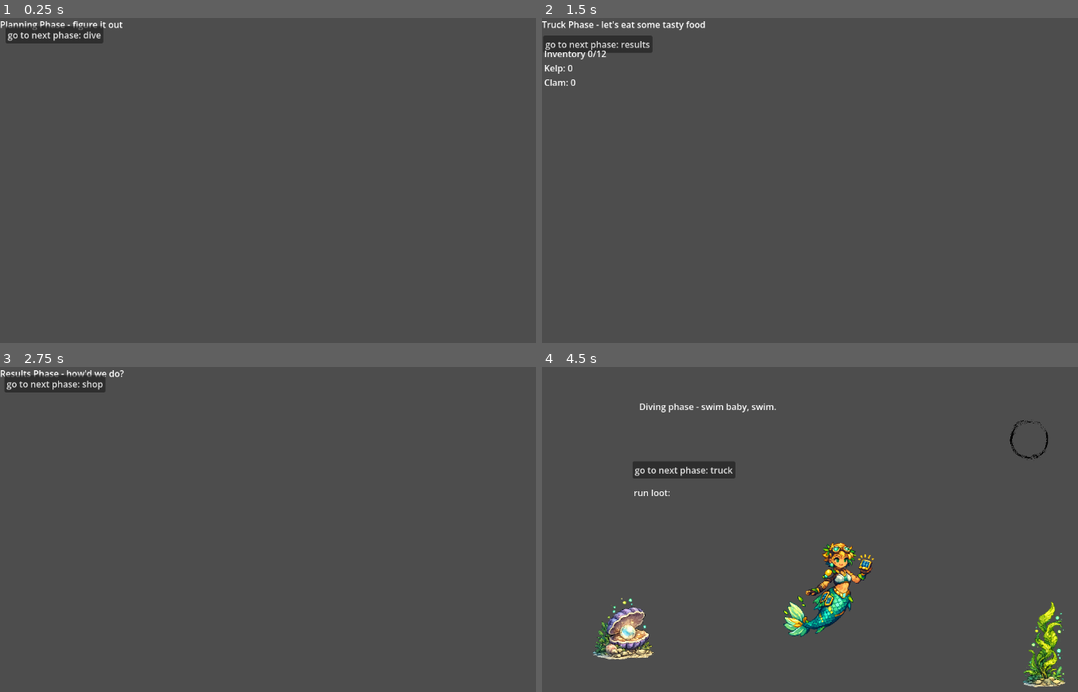
Above: before the commit, frames 1-4 (two rows, left to right).
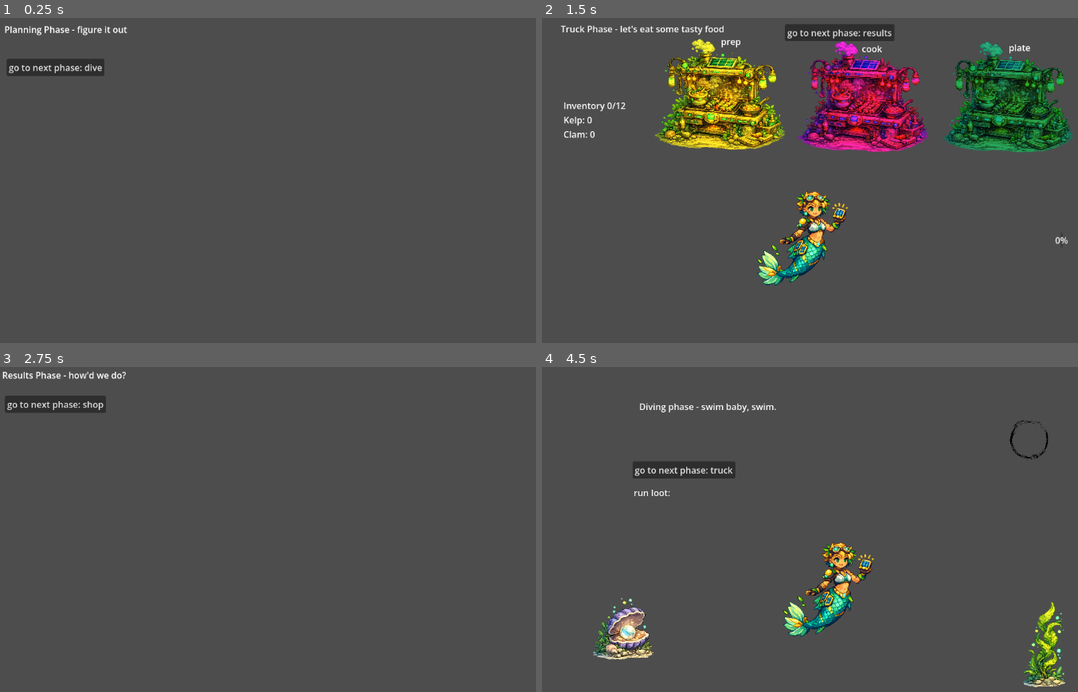
Above: after the commit, the same moments.

Repository: rae-ralston/mermaid-food-truck
Game: Godot game, scene res://scenes/main/main.tscn
Same seed, same stepped clock (60 frames per second), same inputs: the game is played once before the commit and once after it.
Inputs:
- Up to frame 1 (0.25 s): no input
- Up to frame 2 (1.5 s): click "go to next phase: dive" at 0.5 s; click "go to next phase: truck" at 1.25 s
- Up to frame 3 (2.75 s): click "go to next phase: results" at 2 s
- Up to frame 4 (4.5 s): click "go to next phase: shop" at 2.75 s; click "go to next phase: planning" at 3.5 s; click "go to next phase: dive" at 4.25 s

The runs differ from the first frame. In frame 1, 2.0% of the frame differs, in the area x 0-24%, y 0-18%; in frame 2, 21%, in the area x 0-100%, y 0-83%; in frame 3, 2.0%; in frame 4, nothing differs.

Commit message:
truck: setup node structure

Diff:
--- /dev/null
+++ b/resources/recipe_data.gd
@@ -0,0 +1,10 @@
+extends Resource
+class_name RecipeData
+
+@export var id: StringName
+@export var display_name: String
+@export var sprite: Texture2D
+@export var inputs: Dictionary
+@export var steps: Array[int]
+@export var base_price: int
+@export var time_limit: float
--- /dev/null
+++ b/resources/recipe_step_ids.gd
@@ -0,0 +1,8 @@
+extends Node
+class_name RecipeSteps
+
+enum RecipeStep {
+	PREP,
+	COOK,
+	PLATE
+}
--- a/scenes/phases/PhasePlanning.tscn
+++ b/scenes/phases/PhasePlanning.tscn
@@ -9,12 +9,14 @@
 
 [node name="Label" type="Label" parent="." unique_id=513244784]
 layout_mode = 0
-offset_right = 40.0
-offset_bottom = 23.0
+offset_left = 8.0
+offset_top = 9.0
+offset_right = 48.0
+offset_bottom = 32.0
 
 [node name="Button" type="Button" parent="." unique_id=1941658173]
 layout_mode = 0
-offset_left = 10.0
-offset_top = 15.0
-offset_right = 18.0
-offset_bottom = 23.0
+offset_left = 12.0
+offset_top = 74.0
+offset_right = 20.0
+offset_bottom = 82.0
--- a/scenes/phases/PhaseResults.tscn
+++ b/scenes/phases/PhaseResults.tscn
@@ -9,12 +9,14 @@
 
 [node name="Label" type="Label" parent="." unique_id=44329220]
 layout_mode = 0
-offset_right = 40.0
-offset_bottom = 23.0
+offset_left = 4.0
+offset_top = 3.0
+offset_right = 44.0
+offset_bottom = 26.0
 
 [node name="Button" type="Button" parent="." unique_id=1674863493]
 layout_mode = 0
-offset_left = 8.0
-offset_top = 15.0
-offset_right = 16.0
-offset_bottom = 23.0
+offset_left = 9.0
+offset_top = 52.0
+offset_right = 17.0
+offset_bottom = 60.0
--- a/scenes/phases/PhaseTruck.tscn
+++ b/scenes/phases/PhaseTruck.tscn
@@ -1,27 +1,133 @@
 [gd_scene format=3 uid="uid://be3d6caq6leb0"]
 
 [ext_resource type="Script" uid="uid://c3waxgc47thjy" path="res://scripts/core/phase_truck.gd" id="1_572ig"]
+[ext_resource type="PackedScene" uid="uid://cgorwwg8pq6yc" path="res://scenes/Diver.tscn" id="2_44s6t"]
+[ext_resource type="Texture2D" uid="uid://c6dm05c7m0e1g" path="res://assets/prep-station.png" id="3_hjevm"]
+
+[sub_resource type="RectangleShape2D" id="RectangleShape2D_gsc83"]
+size = Vector2(117, 82)
+
+[sub_resource type="RectangleShape2D" id="RectangleShape2D_4gl1o"]
+size = Vector2(134, 85)
+
+[sub_resource type="RectangleShape2D" id="RectangleShape2D_qf7jy"]
+size = Vector2(135, 95)
 
 [node name="PhaseTruck" type="Control" unique_id=1378708853]
 layout_mode = 3
 anchors_preset = 0
 script = ExtResource("1_572ig")
 
-[node name="Label" type="Label" parent="." unique_id=659970000]
-layout_mode = 0
+[node name="World" type="Node2D" parent="." unique_id=1102149595]
+
+[node name="Diver" parent="World" unique_id=882753087 instance=ExtResource("2_44s6t")]
+position = Vector2(493, 396)
+
+[node name="Stations" type="Node2D" parent="World" unique_id=976916769]
+
+[node name="PrepStation" type="Area2D" parent="World/Stations" unique_id=1764157725]
+position = Vector2(323, 156)
+
+[node name="Sprite2D" type="Sprite2D" parent="World/Stations/PrepStation" unique_id=1459081911]
+modulate = Color(1, 1, 0.23137255, 1)
+position = Vector2(-1, 1)
+scale = Vector2(0.25, 0.25)
+texture = ExtResource("3_hjevm")
+
+[node name="CollisionShape2D" type="CollisionShape2D" parent="World/Stations/PrepStation" unique_id=1731846116]
+position = Vector2(-1.5, -9)
+shape = SubResource("RectangleShape2D_gsc83")
+
+[node name="Label" type="Label" parent="World/Stations/PrepStation" unique_id=457751351]
+offset_left = 1.0
+offset_top = -125.0
+offset_right = 41.0
+offset_bottom = -102.0
+text = "prep"
+
+[node name="CookStation" type="Area2D" parent="World/Stations" unique_id=2002776863]
+position = Vector2(580, 159)
+
+[node name="Sprite2D" type="Sprite2D" parent="World/Stations/CookStation" unique_id=1361753601]
+modulate = Color(1, 0.17254902, 1, 1)
+position = Vector2(1, 2)
+scale = Vector2(0.25, 0.25)
+texture = ExtResource("3_hjevm")
+
+[node name="CollisionShape2D" type="CollisionShape2D" parent="World/Stations/CookStation" unique_id=103672487]
+position = Vector2(0, -10.5)
+shape = SubResource("RectangleShape2D_4gl1o")
+
+[node name="Label" type="Label" parent="World/Stations/CookStation" unique_id=2052079541]
+offset_left = -1.0
+offset_top = -115.0
+offset_right = 39.0
+offset_bottom = -92.0
+text = "cook"
+
+[node name="PlateStation" type="Area2D" parent="World/Stations" unique_id=513262726]
+position = Vector2(844, 158)
+
+[node name="Sprite2D" type="Sprite2D" parent="World/Stations/PlateStation" unique_id=1900639584]
+modulate = Color(0.15686275, 0.7058824, 0.54509807, 1)
+position = Vector2(-1, 4)
+scale = Vector2(0.25, 0.25)
+texture = ExtResource("3_hjevm")
+
+[node name="CollisionShape2D" type="CollisionShape2D" parent="World/Stations/PlateStation" unique_id=1202308884]
+position = Vector2(0.5, -9.5)
+shape = SubResource("RectangleShape2D_qf7jy")
+
+[node name="Label" type="Label" parent="World/Stations/PlateStation" unique_id=1006302574]
+offset_left = 1.0
+offset_top = -116.0
+offset_right = 41.0
+offset_bottom = -93.0
+text = "plate"
+
+[node name="HUD" type="Control" parent="." unique_id=914636482]
+anchors_preset = 0
 offset_right = 40.0
-offset_bottom = 23.0
-
-[node name="Button" type="Button" parent="." unique_id=2064542899]
-layout_mode = 0
-offset_left = 2.0
-offset_top = 32.0
-offset_right = 10.0
 offset_bottom = 40.0
 
-[node name="InventoryLabel" type="Label" parent="." unique_id=844575355]
+[node name="OrdersPanel" type="VBoxContainer" parent="HUD" unique_id=8881693]
 layout_mode = 0
-offset_left = 4.0
-offset_top = 53.0
-offset_right = 44.0
-offset_bottom = 76.0
+offset_left = 58.0
+offset_top = 413.0
+offset_right = 98.0
+offset_bottom = 453.0
+
+[node name="CurrentDishLabel" type="Label" parent="HUD" unique_id=850805251]
+layout_mode = 0
+offset_left = 934.0
+offset_top = 442.0
+offset_right = 974.0
+offset_bottom = 465.0
+
+[node name="StationProgressBar" type="ProgressBar" parent="HUD" unique_id=1337840804]
+layout_mode = 0
+offset_left = 939.0
+offset_top = 389.0
+offset_right = 943.0
+offset_bottom = 416.0
+
+[node name="InventoryLabel" type="Label" parent="HUD" unique_id=844575355]
+layout_mode = 0
+offset_left = 39.0
+offset_top = 147.0
+offset_right = 79.0
+offset_bottom = 170.0
+
+[node name="Button" type="Button" parent="HUD" unique_id=2064542899]
+layout_mode = 0
+offset_left = 440.0
+offset_top = 11.0
+offset_right = 448.0
+offset_bottom = 19.0
+
+[node name="Label" type="Label" parent="HUD" unique_id=659970000]
+layout_mode = 0
+offset_left = 34.0
+offset_top = 8.0
+offset_right = 74.0
+offset_bottom = 31.0
--- a/scripts/core/phase_truck.gd
+++ b/scripts/core/phase_truck.gd
@@ -1,9 +1,9 @@
 extends BasePhase
 
 func _ready() -> void:
-	$Label.text = "Truck Phase - let's eat some tasty food"
-	$Button.text = "go to next phase: results"
-	$Button.pressed.connect(_on_next)
+	$HUD/Label.text = "Truck Phase - let's eat some tasty food"
+	$HUD/Button.text = "go to next phase: results"
+	$HUD/Button.pressed.connect(_on_next)
 
 	GameState.inventory.inventory_changed.connect(_refresh_inventory)
 	_refresh_inventory()
@@ -13,7 +13,7 @@
 	lines.append("Inventory %d/%d" % [GameState.inventory.total_count(), GameState.inventory.capacity])
 	lines.append("Kelp: %d" % GameState.inventory.get_count(Ids.ING_KELP))
 	lines.append("Clam: %d" % GameState.inventory.get_count(Ids.ING_CLAM))
-	$InventoryLabel.text = "\n".join(lines)
+	$HUD/InventoryLabel.text = "\n".join(lines)
 
 func _on_next() -> void:
 	emit_signal("phase_finished", PhaseIds.PhaseId.RESULTS, {})
Binary file added: assets/characters/demo_client_fish.png
Not shown, added: assets/characters/demo_client_fish.png.import
Binary file added: assets/characters/demo_client_shark.png
Not shown, added: assets/characters/demo_client_shark.png.import
Binary file added: assets/prep-station.png
Not shown, added: assets/prep-station.png.import
Not shown, added: export_presets.cfg
Not shown, changed: icon.svg
Not shown, added: resources/recipe_data.gd.uid
Not shown, added: resources/recipe_step_ids.gd.uid
